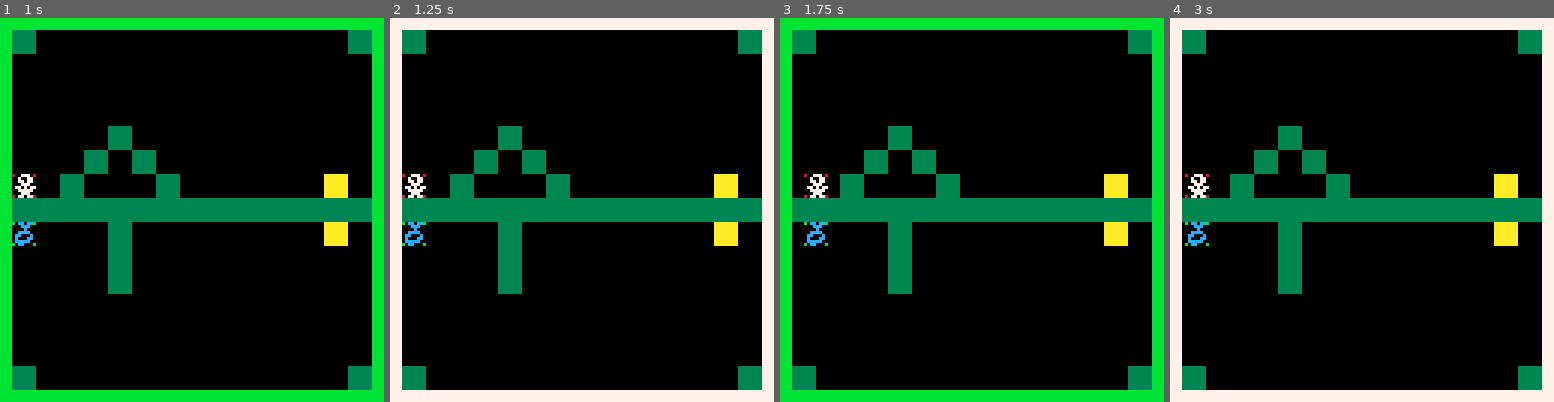
Above: before the commit, frames 1-4 (left to right).
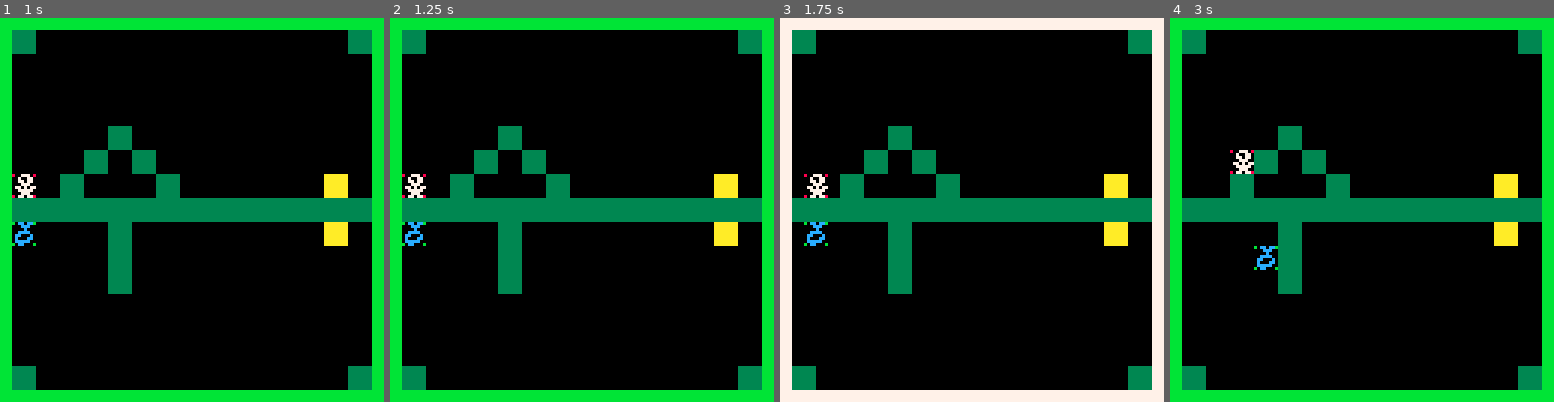
Above: after the commit, the same moments.

Repository: lpratico/a_curious_amalgam
Game: PICO-8 cartridge game.p8
The game is run twice, just before and just after one commit, with the same random seed, the same clock (stepped at 60 frames per second) and the same inputs.
Inputs:
- Up to frame 1 (1 s): tap X (X key) at 0.33 s; tap O (Z key) at 0.7 s
- Up to frame 2 (1.25 s): tap X (X key) at 1.07 s
- Up to frame 3 (1.75 s): hold Right from 1.6 s (still down); tap O (Z key) at 1.7 s
- Up to frame 4 (3 s): tap X (X key) at 1.85, 2.97 s; release Right at 2.1 s; tap O (Z key) at 2.1, 2.5, 2.9 s; hold Up 2.15-2.42 s; hold Right from 2.47 s (still down)

Frame 1 is identical in both runs. In frame 2, 12% of the frame differs, in the area x 0-100%, y 0-100%; in frame 3, 12%; in frame 4, 13%.

Commit message:
mapped changed

Diff:
--- a/game.p8
+++ b/game.p8
@@ -1,14 +1,6 @@
 pico-8 cartridge // http://www.pico-8.com
 version 18
 __lua__
-
---constants
-solidsprite = 5
-exitsprite = 6
-spikesprite = 7
-
-jumpvel = -2.21
-gravity = .15
 
 topplayer={
     x=0,
@@ -46,7 +38,7 @@
     if (y < 0 or y >= 120) then
         return false
     end
-    if (postospr(x,y) == solidsprite) then
+    if (postospr(x,y) == 5) then
         return false
     end
     return true
@@ -103,53 +95,11 @@
     end
 end
 
-function resetlevel()
-    topplayer.x = 0
-    topplayer.y = 48
-    topplayer.v = 0
-    botplayer.x = 0
-    botplayer.y = 64
-    botplayer.v = 0
+function _update()
+    --jump
 
-    level.linked = false
-
-end
-
-function checkspikes()
-    topcorners = getcorners(topplayer)
-    botcorners = getcorners(botplayer)
-    for i = 1,4 do
-        if (postospr(topcorners[i][1], topcorners[i][2]) == spikesprite) then
-            resetlevel()
-        end
-        if (postospr(botcorners[i][1], botcorners[i][2]) == spikesprite) then
-            resetlevel()
-        end
-    end
-end
-
-
---todo: switch to next map
-function checkexit()
-    if (postospr(topplayer.x+4, topplayer.y + 4) == exitsprite) then
-        if (postospr(botplayer.x+4, botplayer.y + 4) == exitsprite) then
-            level.x += 15
-            resetlevel()
-        end
-    end
-end
-
-function _update()
-    checkspikes()
-    checkexit()
-
-    --reset button
-    if (btnp(5)) then
-        resetlevel()
-    end
-
-
-    --jump
+    jumpvel = -2.21
+    gravity = .15
     if (btn(2)) then
         if (topplayer.v == 0) then
             topplayer.v = jumpvel
@@ -158,16 +108,12 @@
             botplayer.v = jumpvel
         end
     end
-
-
     --gravity
     topplayer.v += gravity
     botplayer.v += gravity
 
     moveplayersy()
 
-
-    --controls
     if(btn(0)) then
         moveplayersx(-1)
     end
@@ -177,6 +123,14 @@
     if (btnp(4)) then
         level.linked = not level.linked
     end
+    -- if(btn(2)) then
+    --
+    -- end
+    -- if(btn(3)) then
+    --     moveplayers(0, 1)
+    -- end
+
+
 end
 
 function _draw()
@@ -188,13 +142,13 @@
     end
     rectfill(4,4,123,123,0)
 
-
     --draw map
-    map(level.x,level.y,4,4,15,15)
+    map(0,0,4,4,15,15)
 
     --draw players
     spr(1, topplayer.x + 4, topplayer.y + 4)
     spr(2, botplayer.x + 4, botplayer.y + 4, 1, 1, false, true)
+
 end
 __gfx__
 0000000080077708b0cc000b000000000000000033333333aaaaaaaa888888880000000000000000000000000000000000000000000000000000000000000000
@@ -210,13 +164,13 @@
 0000000000000000000000000000000303000300000000000000000000000303000300000000000000000000000303000300000000000000000000000303000300000000000000000000000303000300000000000000000600000303000300000000000000000000000000000000000000000000000000000000000000000000
 0000000000000000000000000000000003000300000000000000000000000003000300000000000000000000000003000300000000000000000000000003000300000000000000000000000003000300000005000005050500000003000305000000000000000000000000000000000000000000000000000000000000000000
 0000000000000000000000000000000000000000000000000000000000000000000000000000000000000006000000000000000000000000000000000000000000000000000000000006000000000005000000000000000000000000000000000000000000000000000000000000000000000000000000000000000000000000
-0000000005000000000000000000000000000000000000000000000000000000000500000505000005050505000000000500000000000500000000000000000000000505050505050505000000000000000000000000000000000000000000000500000000000000000000000000000000000000000000000000000000000000
-0000000500050000000000000000000303000304040000000000000000000300050500000000000005050505000300050500000000000505000000000000000000000505050505050505000300050000000000000000000000000300000000000000000000000000000000000000000000000000000000000000000000000000
-0000050000000500000000000006000303000300070000000000000006000005050500000000000005050505000005050500000000000505050006000000000000000505050505050505000000000000000000000000000000000000000005000000000000000006000000000000000000000000000000000000000000000000
+0000000005000000000000000000000000000000000000000000000000000000000500000505000005050505000000000500000000000500000000000000000000000505050505050505050000000000000000000000000000000000000000000500000000000000000000000000000000000000000000000000000000000000
+0000000500050000000000000000000303000304040000000000000000000300050500000000000005050505000300050500000000000505000000000000000000000505050505050505050300050000000000000000000000000300000000000000000000000000000000000000000000000000000000000000000000000000
+0000050000000500000000000006000303000300070000000000000006000005050500000000000005050505000005050500000000000505050006000000000000000505050505050505050000000000000000000000000000000000000005000000000000000006000000000000000000000000000000000000000000000000
 0505050505050505050505050505050505050505050505050505050505050505050505050505050505050505050505050505050505050505050505050505050505050505050505050505050505050505050505050505050505050505050505050505050505050505050000000000000000000000000000000000000000000000
-0000000005000000000000000006000303000300070000000000000006000005050500000000000005050505000000000005050505050000000006000000000000000505050505050505000000000000000000000000000000000000000000050000000000000006000000000000000000000000000000000000000000000000
-0000000005000000000000000000000303000300000000000000000000000300050500000000000005050505000000000005050505050000000000000000000000000005050505050505000300050000000000000000000000000300000000050000000000000000000000000000000000000000000000000000000000000000
-0000000005000000000000000000000303000000000000000000000000000303000500000505000005050505000300000005050505050000000000000000000000000000050505050505000000000000000000000000000000000300000000050000000000000000000000000000000000000000000000000000000000000000
+0000000005000000000000000006000303000300070000000000000006000005050500000000000005050505000000000005050505050000000006000000000000000505050505050505050000000000000000000000000000000000000000050000000000000006000000000000000000000000000000000000000000000000
+0000000005000000000000000000000303000300000000000000000000000300050500000000000005050505000000000005050505050000000000000000000000000005050505050505050300050000000000000000000000000300000000050000000000000000000000000000000000000000000000000000000000000000
+0000000005000000000000000000000303000000000000000000000000000303000500000505000005050505000300000005050505050000000000000000000000000000050505050505050000000000000000000000000000000300000000050000000000000000000000000000000000000000000000000000000000000000
 0000000000000000000000000000000303000000000000000000000000000303000000000000000000000006000303000000000000000000000000000303000000000000000000000006000003000005000005000005050500000300000000000000000000000000000000000000000000000000000000000000000000000000
 0000000000000000000000000000000303000000000000000000000000000303000000000000000000000000000303000000000000000000000000000303000000000000000000000000000303000000000000000000000600000303000000000000000000000000000000000000000000000000000000000000000000000000
 0000000000000000000000000000000000000000000000000000000000000000000000000000000000000000000000000000000000000000000000000000000000000000000000000000000000000000000000000000000000000000000000000000000000000000000000000000000000000000000000000000000000000000
